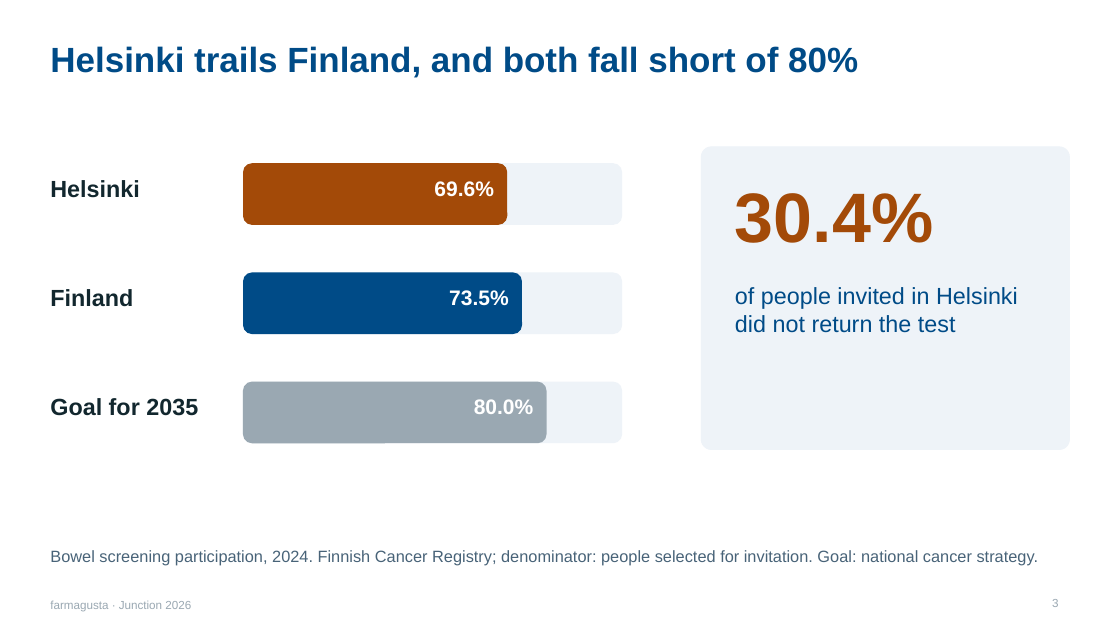
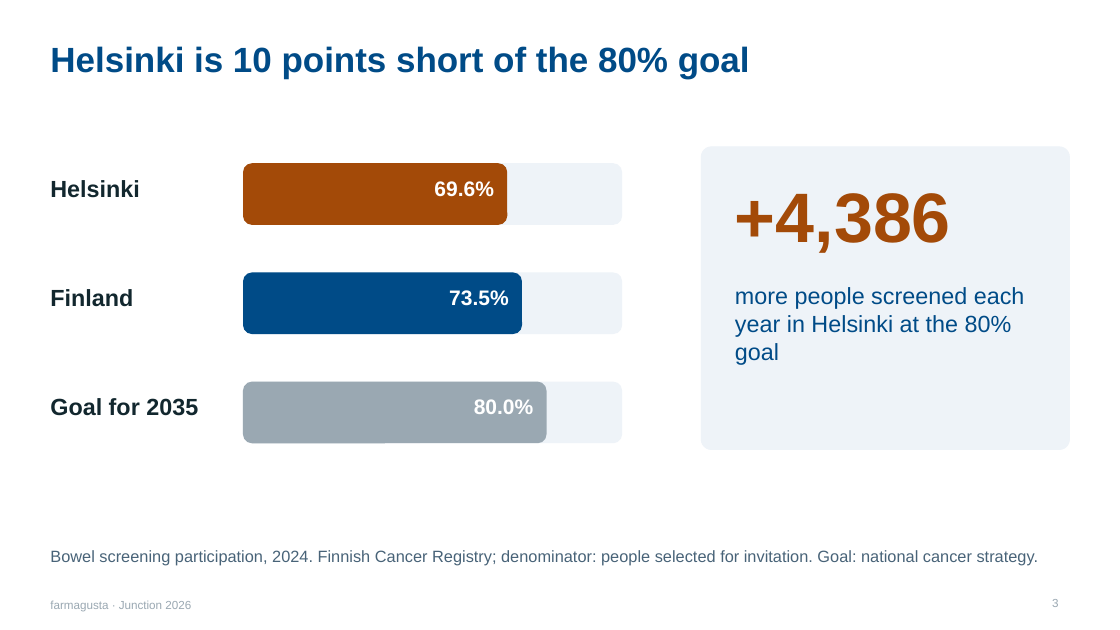
Before and after one commit to rromppanen/junction26, a slide deck: slide 3 of docs/pitch/farmagusta-screening-attendance.pptx. Drawn at 1120x630 pixels with LibreOffice and Linux fonts; fonts in the diff are those of the drawing. Boxes give left, top, right and bottom in pixels: in the first picture for what was removed or moved away, otherwise in the second. Text is boxed around its words. In the diff, an @@ line names an element or a change of style, - is before the commit and + after.

```diff
--- a/docs/pitch/farmagusta-screening-attendance.pptx
+++ b/docs/pitch/farmagusta-screening-attendance.pptx
@@ title at bbox=[50, 46, 750, 79]: text changed @@
-Helsinki trails Finland, and both fall short of 80%
+Helsinki is 10 points short of the 80% goal
@@ text at bbox=[735, 193, 951, 253]: text changed @@
-30.4%
++4,386
@@ text at bbox=[735, 287, 1025, 365]: text changed @@
-of people invited in Helsinki did not return the test
+more people screened each year in Helsinki at the 80% goal
```
Also in this commit, not shown: 9 other slides changed.
